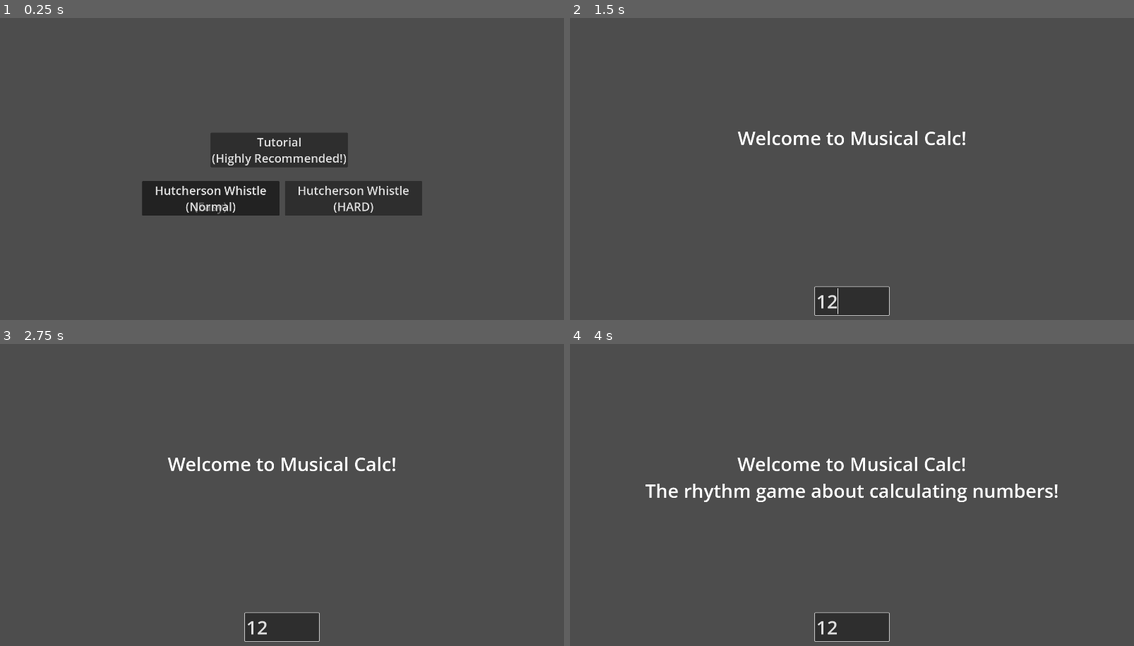
Above: before the commit, frames 1-4 (two rows, left to right).
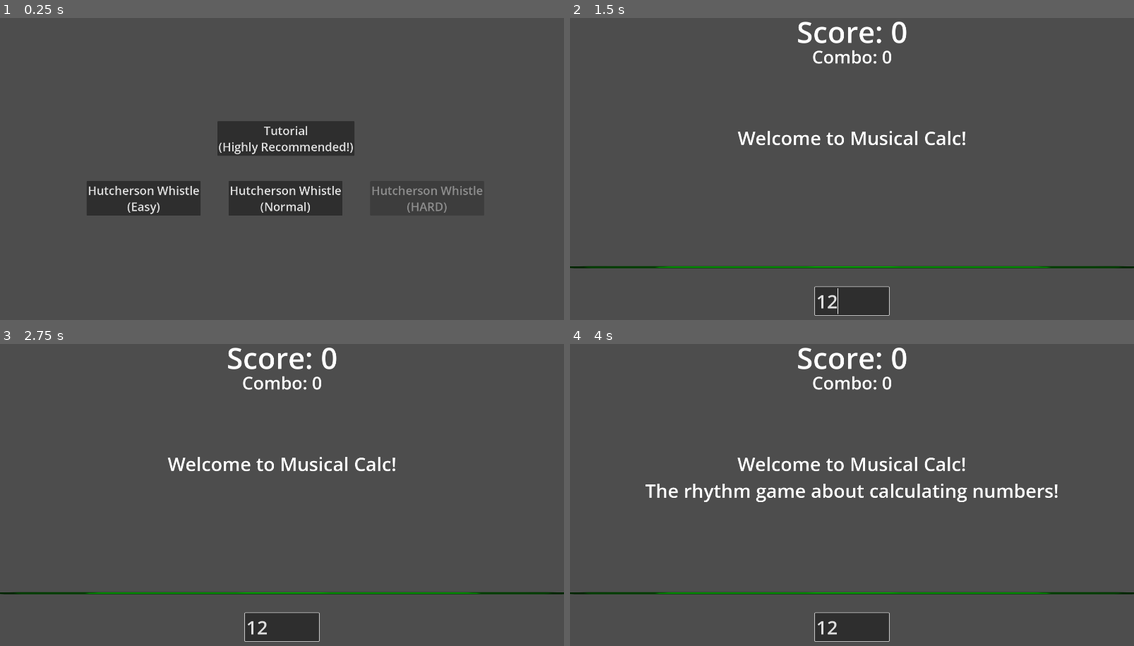
Above: after the commit, the same moments.

Repository: HelloIsReal/Musical-Calc
Game: Godot game, scene res://scenes/songSelector.tscn
Two runs of this game, one before a commit and one after it. Both use one fixed random seed, a clock stepped at 60 frames per second and the inputs below. The engine's default icon, where the game draws it, is replaced by a stand-in: a white triangle on a blue panel in a dark square.
Inputs (mouse positions are in pixels of both pictures, inside the frame that each line leads up to):
- Up to frame 1 (0.25 s): no input
- Up to frame 2 (1.5 s): click "Tutorial (Highly Recommended!)" at 0.5 s; click (852, 301) at 1.27 s; type "12" at 1.35 s
- Up to frame 3 (2.75 s): tap Enter at 2 s; move the mouse to (406, 485) at 2.02 s; hold Right from 2.03 s (still down); tap Alt at 2.1 s; click (406, 485) at 2.17 s
- Up to frame 4 (4 s): tap Space at 2.75 s; move the mouse to (739, 519) at 2.77 s; release Right at 2.78 s; hold Down 2.78-3.53 s; tap Shift at 2.85 s; move the mouse to (908, 431) at 3.52 s; hold Right from 3.53 s (still down); tap Alt at 3.6 s

The runs differ from the first frame. In frame 1, 5.6% of the frame differs, in the area x 15-86%, y 34-66%; in frame 2, 1.4%; in frame 3, 1.4%; in frame 4, 1.4%.

Commit message:
Finished hutcherson normal diff. Added combo & score

Diff:
--- a/project.godot
+++ b/project.godot
@@ -31,7 +31,8 @@
 
 [global_group]
 
-detector=""
+passDetector=""
+failDetector=""
 
 [physics]
 
--- a/scenes/main.tscn
+++ b/scenes/main.tscn
@@ -2,6 +2,7 @@
 
 [ext_resource type="Script" uid="uid://dhu03d3d4kjvm" path="res://scripts/main.gd" id="1_0wfyh"]
 [ext_resource type="AudioStream" uid="uid://b6yblav4i21xt" path="res://songs/90bpm simple loop by josefpres.wav" id="2_0wfyh"]
+[ext_resource type="Texture2D" uid="uid://54gutxc4bsj3" path="res://icon.svg" id="2_tbgi4"]
 [ext_resource type="AudioStream" uid="uid://c3d4ws2hygfwp" path="res://songs/Harmonica Josh Hutcherson Whistle (meme).mp3" id="3_jyhfs"]
 [ext_resource type="AudioStream" uid="uid://b48p4pv4haedq" path="res://sfx/positive-blip by cogfirestudios.wav" id="3_sugp2"]
 
@@ -11,11 +12,25 @@
 [node name="Node2D" type="Node2D" unique_id=819954149]
 script = ExtResource("1_0wfyh")
 
-[node name="detector" type="Area2D" parent="." unique_id=598278568 groups=["detector"]]
+[node name="passDetector" type="Area2D" parent="." unique_id=598278568 groups=["passDetector"]]
 position = Vector2(0, 316)
 scale = Vector2(2.21875, 0.28000093)
 
-[node name="CollisionShape2D" type="CollisionShape2D" parent="detector" unique_id=1736043694 groups=["detector"]]
+[node name="CollisionShape2D" type="CollisionShape2D" parent="passDetector" unique_id=1736043694 groups=["passDetector"]]
+position = Vector2(-6.0175507e-06, -19.643066)
+shape = SubResource("RectangleShape2D_o5qli")
+
+[node name="Icon" type="Sprite2D" parent="passDetector" unique_id=1388780529]
+modulate = Color(0, 1, 0, 1)
+position = Vector2(1.5774686, -23.214222)
+scale = Vector2(6.8345065, 0.19531156)
+texture = ExtResource("2_tbgi4")
+
+[node name="failDetector" type="Area2D" parent="." unique_id=1832673085 groups=["failDetector"]]
+position = Vector2(0, 370)
+scale = Vector2(2.21875, 0.28000093)
+
+[node name="CollisionShape2D" type="CollisionShape2D" parent="failDetector" unique_id=603056682 groups=["failDetector"]]
 position = Vector2(-6.0175507e-06, -19.643066)
 shape = SubResource("RectangleShape2D_o5qli")
 
@@ -34,6 +49,7 @@
 grow_horizontal = 2
 grow_vertical = 2
 theme_override_font_sizes/font_size = 64
+placeholder_text = "Type Answer Here!"
 
 [node name="songs" type="Node2D" parent="." unique_id=487145537]
 
@@ -44,6 +60,7 @@
 stream = ExtResource("3_jyhfs")
 
 [node name="gameplayText" type="Label" parent="." unique_id=325819411]
+visible = false
 anchors_preset = 5
 anchor_left = 0.5
 anchor_right = 0.5
@@ -56,5 +73,31 @@
 text = "text"
 horizontal_alignment = 1
 
+[node name="comboText" type="Label" parent="." unique_id=1760979073]
+anchors_preset = 5
+anchor_left = 0.5
+anchor_right = 0.5
+offset_left = -389.5
+offset_top = -450.0
+offset_right = 389.5
+offset_bottom = -362.0
+grow_horizontal = 2
+theme_override_font_sizes/font_size = 60
+text = "Combo:"
+horizontal_alignment = 1
+
+[node name="scoreText" type="Label" parent="." unique_id=806938125]
+anchors_preset = 5
+anchor_left = 0.5
+anchor_right = 0.5
+offset_left = -389.5
+offset_top = -562.0
+offset_right = 389.5
+offset_bottom = -387.0
+grow_horizontal = 2
+theme_override_font_sizes/font_size = 100
+text = "Score:"
+horizontal_alignment = 1
+
 [node name="correctAnswerSfx" type="AudioStreamPlayer2D" parent="." unique_id=2017909895]
 stream = ExtResource("3_sugp2")
--- a/scenes/question.tscn
+++ b/scenes/question.tscn
@@ -15,7 +15,7 @@
 text = "10+10=?"
 
 [node name="CollisionShape2D" type="CollisionShape2D" parent="." unique_id=1269842570]
-position = Vector2(103, 39)
+position = Vector2(103, 21)
 shape = SubResource("RectangleShape2D_lk18j")
 
 [connection signal="area_entered" from="." to="." method="_on_area_entered"]
--- a/scenes/songSelector.tscn
+++ b/scenes/songSelector.tscn
@@ -6,38 +6,39 @@
 script = ExtResource("1_m6nl3")
 
 [node name="tutorialButton" type="Button" parent="." unique_id=1282955527]
-offset_left = -243.0
-offset_top = -149.0
-offset_right = 224.0
-offset_bottom = -31.0
+offset_left = -220.0
+offset_top = -188.0
+offset_right = 247.0
+offset_bottom = -70.0
 theme_override_font_sizes/font_size = 40
 text = "Tutorial
 (Highly Recommended!)"
 
 [node name="hutchersonWhistleButtonEasy" type="Button" parent="." unique_id=705789829]
-offset_left = -476.0
+offset_left = -665.0
 offset_top = 16.0
-offset_right = -9.0
+offset_right = -277.0
 offset_bottom = 134.0
 theme_override_font_sizes/font_size = 40
 text = "Hutcherson Whistle
 (Easy)"
 
 [node name="hutchersonWhistleButtonNormal" type="Button" parent="." unique_id=205481969]
-offset_left = -476.0
+offset_left = -182.0
 offset_top = 16.0
-offset_right = -9.0
+offset_right = 206.0
 offset_bottom = 134.0
 theme_override_font_sizes/font_size = 40
 text = "Hutcherson Whistle
 (Normal)"
 
 [node name="hutchersonWhistleButtonHard" type="Button" parent="." unique_id=1825999242]
-offset_left = 10.0
+offset_left = 300.0
 offset_top = 16.0
-offset_right = 477.0
+offset_right = 688.0
 offset_bottom = 134.0
 theme_override_font_sizes/font_size = 40
+disabled = true
 text = "Hutcherson Whistle
 (HARD)"
 
--- a/scripts/global.gd
+++ b/scripts/global.gd
@@ -3,3 +3,6 @@
 
 var chosenSong="none"
 var difficulty="easy"
+
+var score=0
+var combo=0
--- a/scripts/main.gd
+++ b/scripts/main.gd
@@ -1,10 +1,12 @@
 extends Node2D
 var question = preload("res://scenes/question.tscn")
+
 # Called when the node enters the scene tree for the first time.
 func _ready():
 	Global.correctAnswer.connect(correctAnswer)
 	if(Global.chosenSong=="tutorial"):
 		$songs/tutorial.play()
+		$gameplayText.visible=true
 		$gameplayText.text = "Welcome to Musical Calc!"
 		await get_tree().create_timer(2.9).timeout
 		$gameplayText.text = "Welcome to Musical Calc!\nThe rhythm game about calculating numbers!"
@@ -40,20 +42,35 @@
 		spawnQuestion(260,0)
 		await get_tree().create_timer(4).timeout
 		spawnQuestion(400,0)
-		await get_tree().create_timer(2).timeout
+		await get_tree().create_timer(4).timeout
 		get_tree().change_scene_to_file("res://scenes/songSelector.tscn")
 		#await get_tree().create_timer(3).timeout
 	if(Global.chosenSong=="hutchWhistleNormal"):
 		$songs/hutchersonWhistle.play(5)
-		spawnQuestion(260,0)
-		spawnQuestion(260,0.75)
-		spawnQuestion(260,1.5)
-
-		spawnQuestion(260,3.5)
-		spawnQuestion(260,4.25)
-		spawnQuestion(260,5)
+		await get_tree().create_timer(0.5).timeout
+		spawnQuestion(300,0)
+		spawnQuestion(300,0.75)
+		spawnQuestion(300,1.5)
+		await get_tree().create_timer(2.8).timeout
+		spawnQuestion(300,0)
+		spawnQuestion(300,0.75)
+		spawnQuestion(300,1.5)
+		await get_tree().create_timer(3).timeout
+		spawnQuestion(300,0)
+		spawnQuestion(300,0.75)
+		spawnQuestion(300,1.5)
+		await get_tree().create_timer(3).timeout
+		spawnQuestion(300,0)
+		spawnQuestion(300,0.7)
+		await get_tree().create_timer(1.75).timeout
+		spawnQuestion(400,0)
+		spawnQuestion(400,0.3)
+		spawnQuestion(400,0.6)
 
 
+func _physics_process(delta):
+	$scoreText.text = "Score: %d" % Global.score
+	$comboText.text = "Combo: %d" % Global.combo
 
 func spawnQuestion(speed,waitTime):
 	print("spawn!")
@@ -65,3 +82,5 @@
 
 func correctAnswer():
 	$correctAnswerSfx.play()
+	Global.score+=300
+	Global.combo+=1
--- a/scripts/question.gd
+++ b/scripts/question.gd
@@ -1,10 +1,11 @@
 extends Node2D
+@onready var answerBox = get_tree().current_scene.get_node("answer")
 
 var chosenQuestion=0
 var questionSpeed=200
 var rng = RandomNumberGenerator.new()
-var additionEasy = ["1+1","1+3","2+1","1+0","2+3","2+2"]
-var additionEasyAnswers = [2,4,3,1,5,4]
+var additionEasy = ["1+1","1+3","2+1","1+0","2+3","2+2","0+0","3+1","3+2","1+2","0+1","1+4","4+1"]
+var additionEasyAnswers = [2,4,3,1,5,4,0,4,5,3,1,5,5]
 var canMove=false
 
 func _ready():
@@ -20,15 +21,17 @@
 
 
 func _on_area_entered(area):
-	if area.is_in_group("detector"):
-		print("detected!")
-		if int(get_tree().current_scene.get_node("answer").text) == additionEasyAnswers[chosenQuestion]:
+	if area.is_in_group("passDetector"):
+		if int(answerBox.text) == additionEasyAnswers[chosenQuestion]:
+			answerBox.clear()
 			print("Correct answer!")
-			get_tree().current_scene.get_node("answer").clear()
+			#get_tree().current_scene.get_node("answer").clear()
 			Global.correctAnswer.emit()
 			queue_free()
-		else:
-			get_tree().current_scene.get_node("answer").clear()
-			print("none/wrong answer!")
-			await get_tree().create_timer(5).timeout
-			queue_free()
+	if area.is_in_group("failDetector"):
+		#get_tree().current_scene.get_node("answer").clear()
+		answerBox.clear()
+		Global.combo=0
+		Global.score-=100
+		await get_tree().create_timer(5).timeout
+		queue_free()
--- a/scripts/song_selector.gd
+++ b/scripts/song_selector.gd
@@ -1,5 +1,8 @@
 extends Node2D
 
+func _ready():
+	Global.combo=0
+	Global.score=0
 
 # Tutorial song
 func _on_tutorial_button_pressed():
Not shown, added: export_presets.cfg
